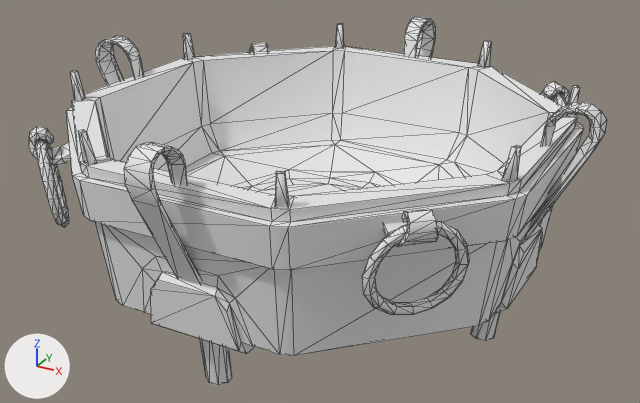
The glTF model apps/world-studio/public/kits/htbm-hut-int/parts/vanilla_clutter_imperial_impbrazier01-c04c9a4e.glb as it was, and as the next commit left it.
One viewpoint serves both versions: a 50 mm lens placed at (0.784, -1.418, 0.91), pointed at (0.01, -0.01, 0.206). Lighting does not change. The marker at lower left points along +X, +Y and +Z. The first picture is the older version. Mesh edges are drawn as thin lines. Objects named as collision shapes, trigger or cutter boxes, shadow casters or lower levels of detail are left out. Where no turn or scale is listed for an object, it has been applied to the vertices.

In view in the first picture: 'ImpBrazier01:11'.
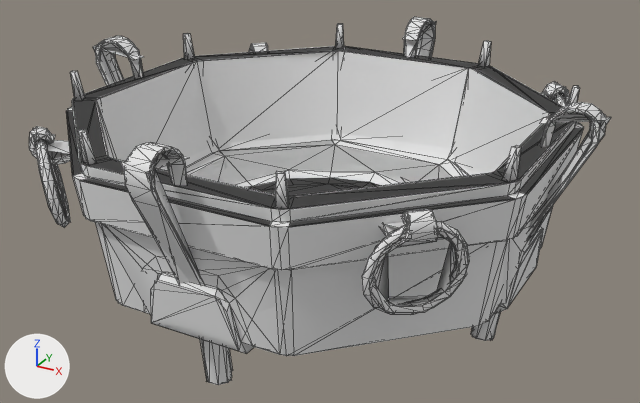
Edits to the bpy script that builds the scene:
```text
Add me_mesh_1:
    me_mesh_1.from_pydata(...)  # 922 vertices, 779 faces; spans x -0.534..0.534, y -0.534..0.534, z 0.0..0.47
    me_mesh_1.materials.append(mat_impbrazier01_11_mat)  # its picture is missing
Add ob_impbrazier01_11__lod1:
    ob_impbrazier01_11__lod1 = bpy.data.objects.new('ImpBrazier01:11__lod1', me_mesh_1)
    ob_impbrazier01_11__lod1.location = (0.0, 0.0, 0.0)
```

Location of each change, (x1, y1, x2, y2) in pixels of the pictures (640 x 403 px):
'ImpBrazier01:11__lod1', added
    after: (33, 21, 611, 382)
